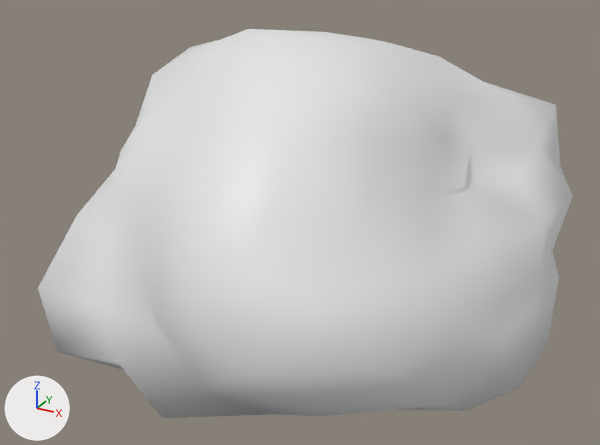
The FBX model Assets/models/jungle/rock_a.fbx, before and after one commit.
Camera for both pictures: a 50 mm lens placed at (0.4, -0.779, 0.447), pointed at (-0.011, -0.033, 0.074). Every picture has the same lights, and +X, +Y and +Z are marked at lower left. The picture after the commit comes second.

The first picture shows 'rock_a'.
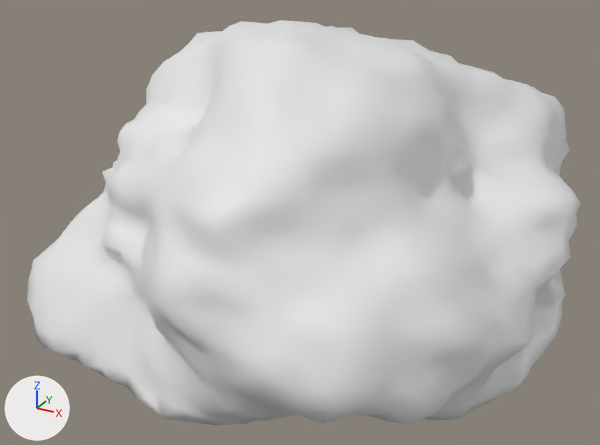
Diff of the bpy script that builds the scene:
```diff
--- a/Assets/models/jungle/rock_a.fbx.py
+++ b/Assets/models/jungle/rock_a.fbx.py
@@ me_rock_a_003 @@
 # used by ob_rock_a; location = (0.0, 0.0, 0.0)
-me_rock_a_003.from_pydata(...)  # 162 vertices, 320 faces; spans x -0.313..0.267, y -0.33..0.317, z -0.019..0.289
+me_rock_a_003.from_pydata(...)  # 2562 vertices, 5120 faces; spans x -0.324..0.282, y -0.33..0.317, z -0.019..0.295
+# me_rock_a_003 part 1: 1 vertex moved within x 0.179, y -0.051, z 0.158; 20 vertices removed from x -0.293..0.219, y -0.33..0.317, z -0.019..0.208; 2420 vertices added at x -0.324..0.282, y -0.33..0.317, z -0.019..0.295
 me_rock_a_003.materials.append(mat_rock)
```

Pixel boxes [x1, y1, x2, y2] of what changed, in the pictures (600 x 445 px):
'rock_a', reshaped: before [38, 29, 573, 418]; after [27, 20, 581, 425]
part 1 of me_rock_a_003, built on: before [77, 69, 572, 416]; after [27, 20, 581, 425]
